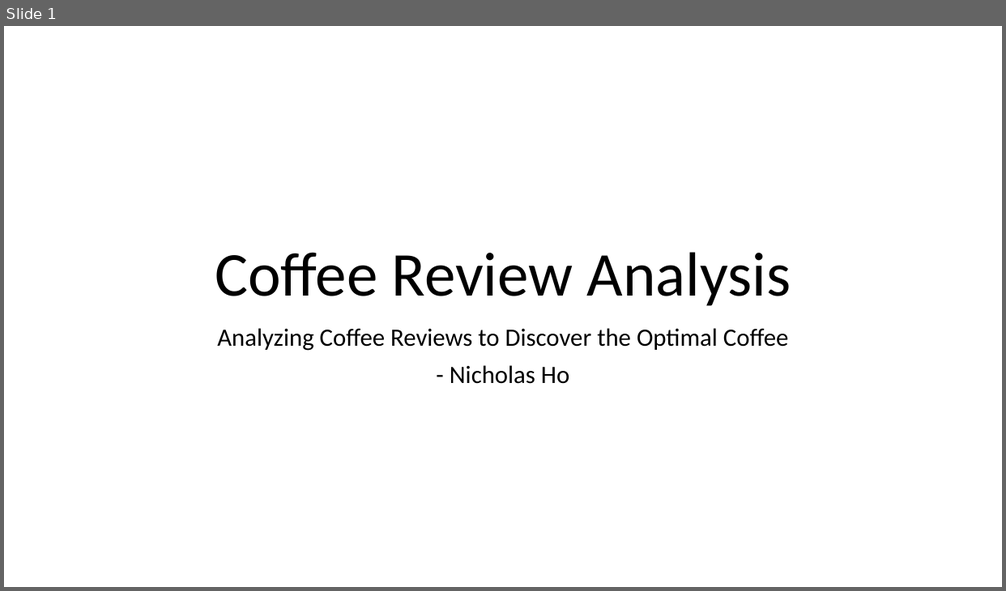
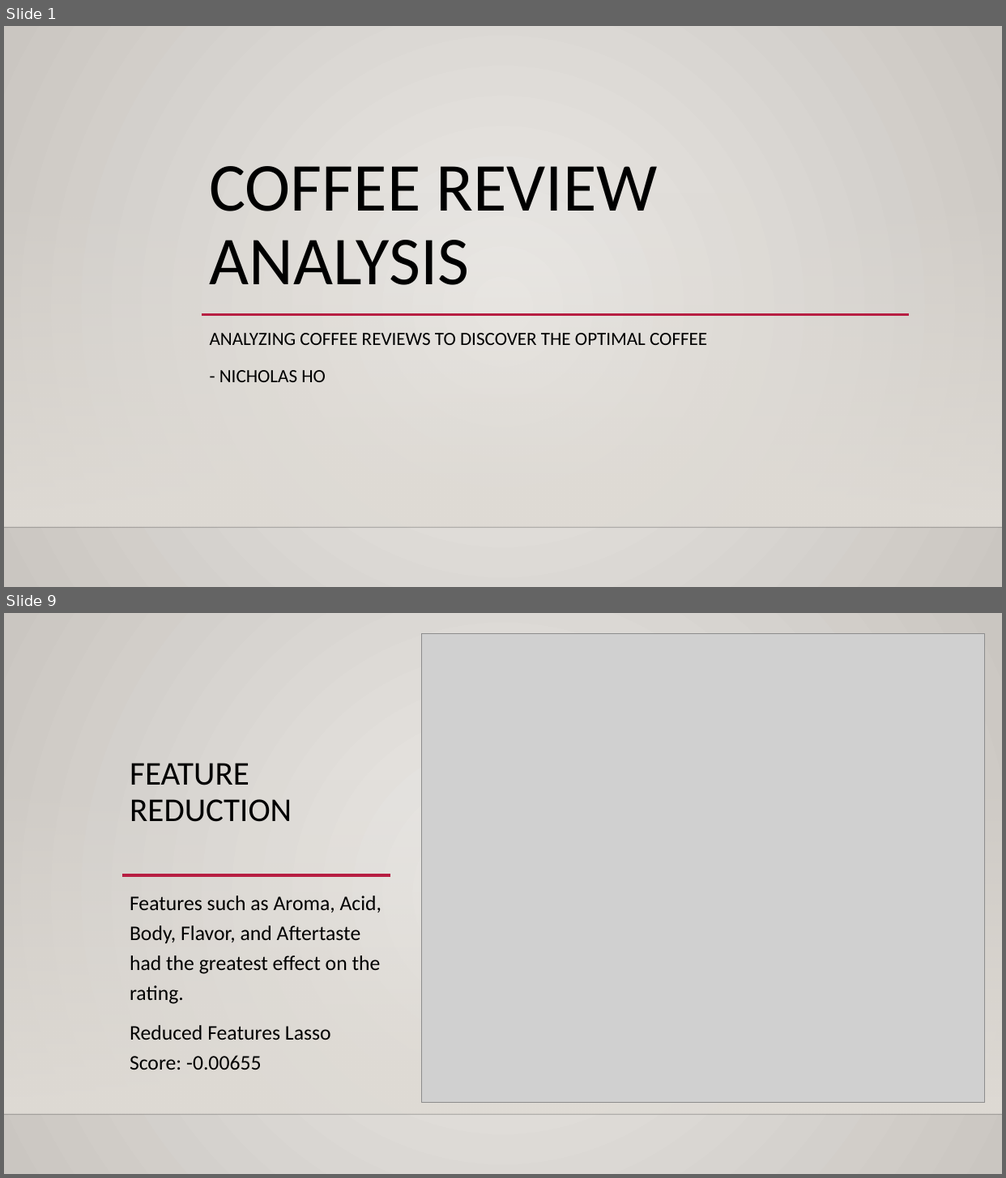
Before and after one commit to DATA-606-SPRING-2023-TUE/nicholas_data606, a slide deck: docs/Project_Presentation.pptx. Shown one above the other, each under a label of ours: slide 1 before the commit, slides 1 and 9 after it; the slides between them are not shown. The pictures are 1006x591 and 1006x1178 pixels, drawn with LibreOffice and Linux fonts; fonts in the diff are those of the drawing; grey boxes stand for pictures; background and template pictures are left out. Boxes give left, top, right and bottom in pixels: in the first picture for what was removed or moved away, otherwise in the second. Text is boxed around its words. In the diff, an @@ line names an element or a change of style, - is before the commit and + after.

```diff
--- a/docs/Project_Presentation.pptx
+++ b/docs/Project_Presentation.pptx
@@ slide 9 added at (4, 613, 1002, 1174), background gradient #ECEAE7 to #CAC7C1; not listed: 2 template elements that a slide beside it also shows @@
@@ picture added at (422, 633, 986, 1102) @@
@@ title added at (130, 763, 292, 822), 32 pt, text #000000 @@
+FEATURE REDUCTION
@@ line added from (122, 875) to (390, 875), #B71E42 2.5 pt @@
@@ text added at (130, 896, 382, 1070), 20 pt, text #000000 @@
+Features such as Aroma, Acid, Body, Flavor, and Aftertaste had the greatest effect on the rating.
+Reduced Features Lasso Score: -0.00655
@@ slide 1 changed as well @@
@@ background #FFFFFF to gradient #ECEAE7 to #CAC7C1 @@
@@ title at (210, 166, 658, 285): text changed; size 60 to 66 pt @@
-Coffee Review Analysis
+COFFEE REVIEW ANALYSIS
@@ rectangle added at (4, 191, 1002, 527), fill gradient #DFDBD5 @@
@@ line added from (202, 315) to (909, 315), #B71E42 2.5 pt @@
@@ subtitle at (210, 333, 707, 382): text changed; size 24 to 18 pt @@
-Analyzing Coffee Reviews to Discover the Optimal Coffee
-- Nicholas Ho
+ANALYZING COFFEE REVIEWS TO DISCOVER THE OPTIMAL COFFEE
+- NICHOLAS HO
@@ line added from (4, 527) to (1002, 527), #000001 1 pt @@
```
Also in this commit, not shown: 3 other slides changed, 8 other slides added, 5 slides removed.
